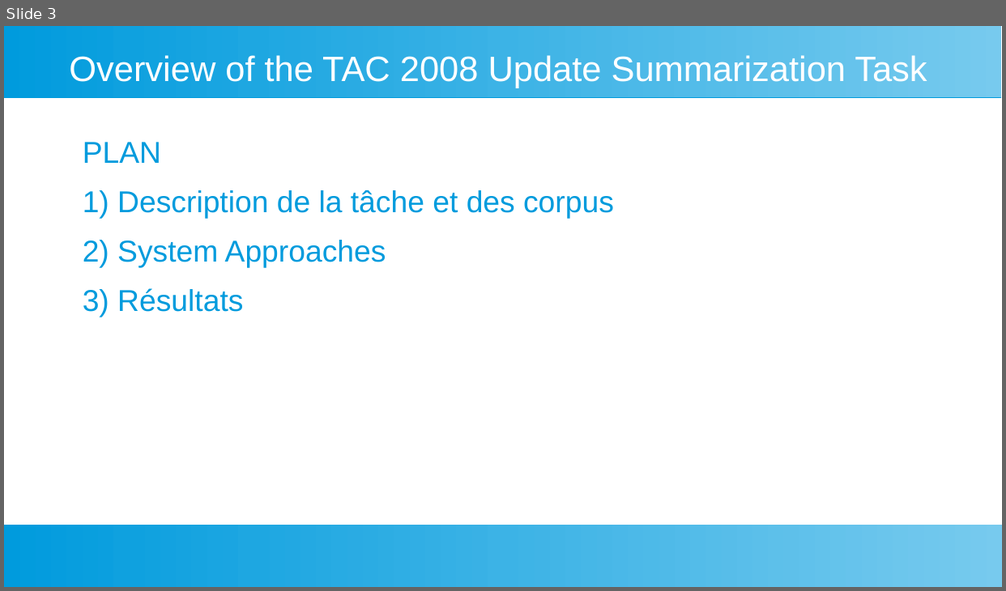
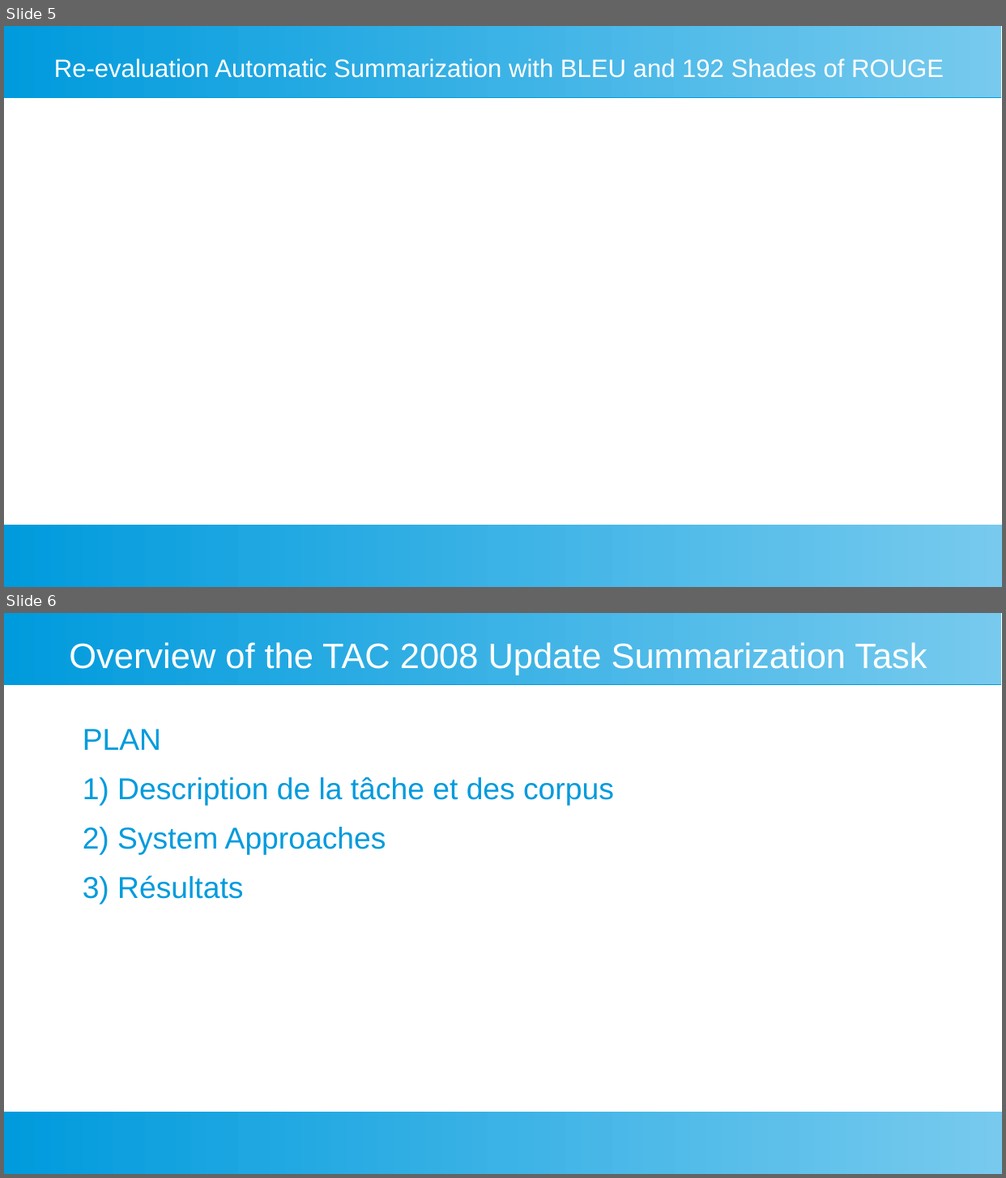
Before and after one commit to fannybachey/stage_2024, a slide deck: presentation/presentation_2.odp. Shown one above the other, each under a label of ours: slide 3 before the commit, slides 5 and 6 after it. The pictures are 1006x591 and 1006x1178 pixels, drawn with LibreOffice and Linux fonts; fonts in the diff are those of the drawing. Boxes give left, top, right and bottom in pixels: in the first picture for what was removed or moved away, otherwise in the second. Text is boxed around its words. In the diff, an @@ line names an element or a change of style, - is before the commit and + after.

```diff
--- a/presentation/presentation_2.odp
+++ b/presentation/presentation_2.odp
@@ slide 5 added at (x1=4, y1=26, x2=1002, y2=587), background #FFFFFF; not listed: 2 template elements that a slide beside it also shows @@
@@ title added at (x1=54, y1=58, x2=944, y2=78), 20 pt, text #FFFFFF @@
+Re-evaluation Automatic Summarization with BLEU and 192 Shades of ROUGE
@@ what was slide 3 is now slide 6 @@
```
Also in this commit, not shown: 3 slides changed, 2 other slides added, 2 other files.
